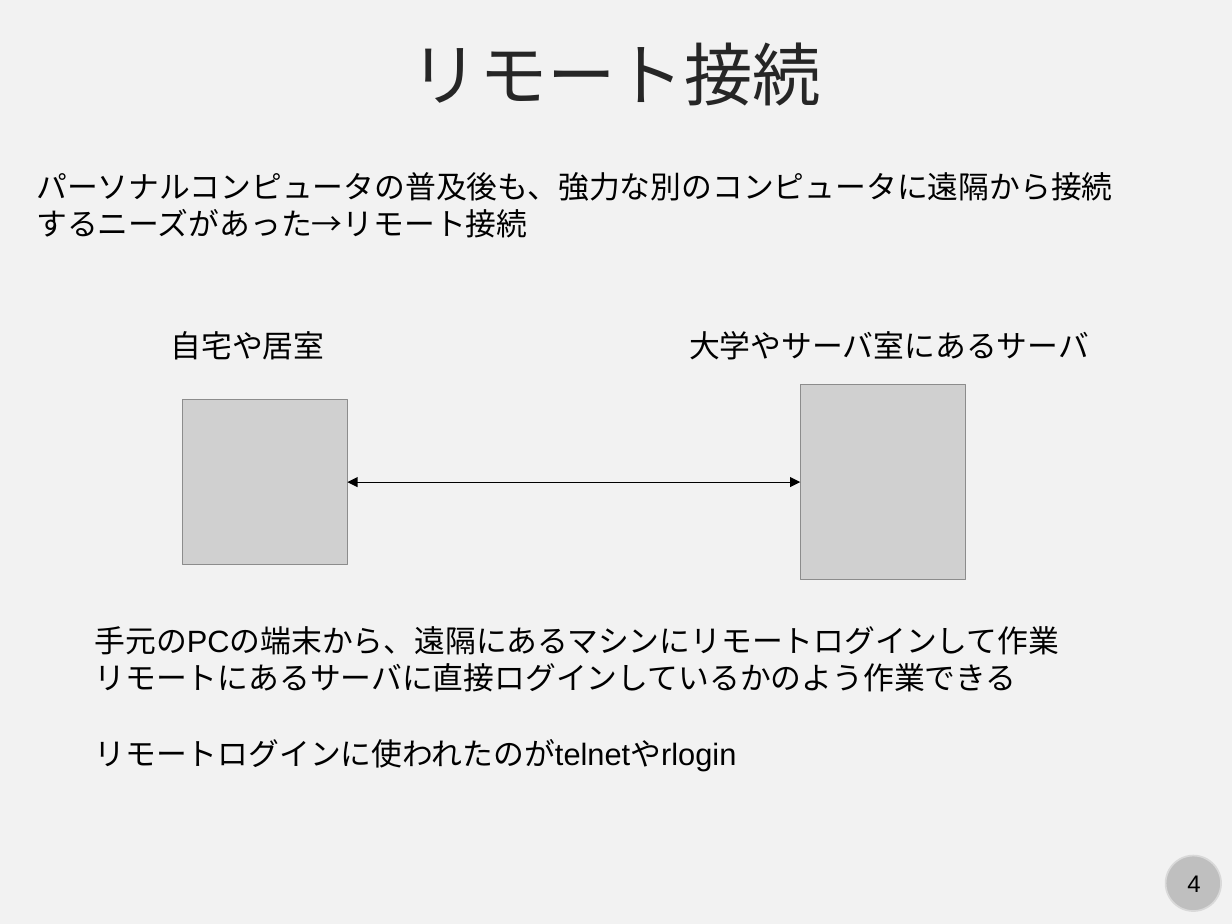
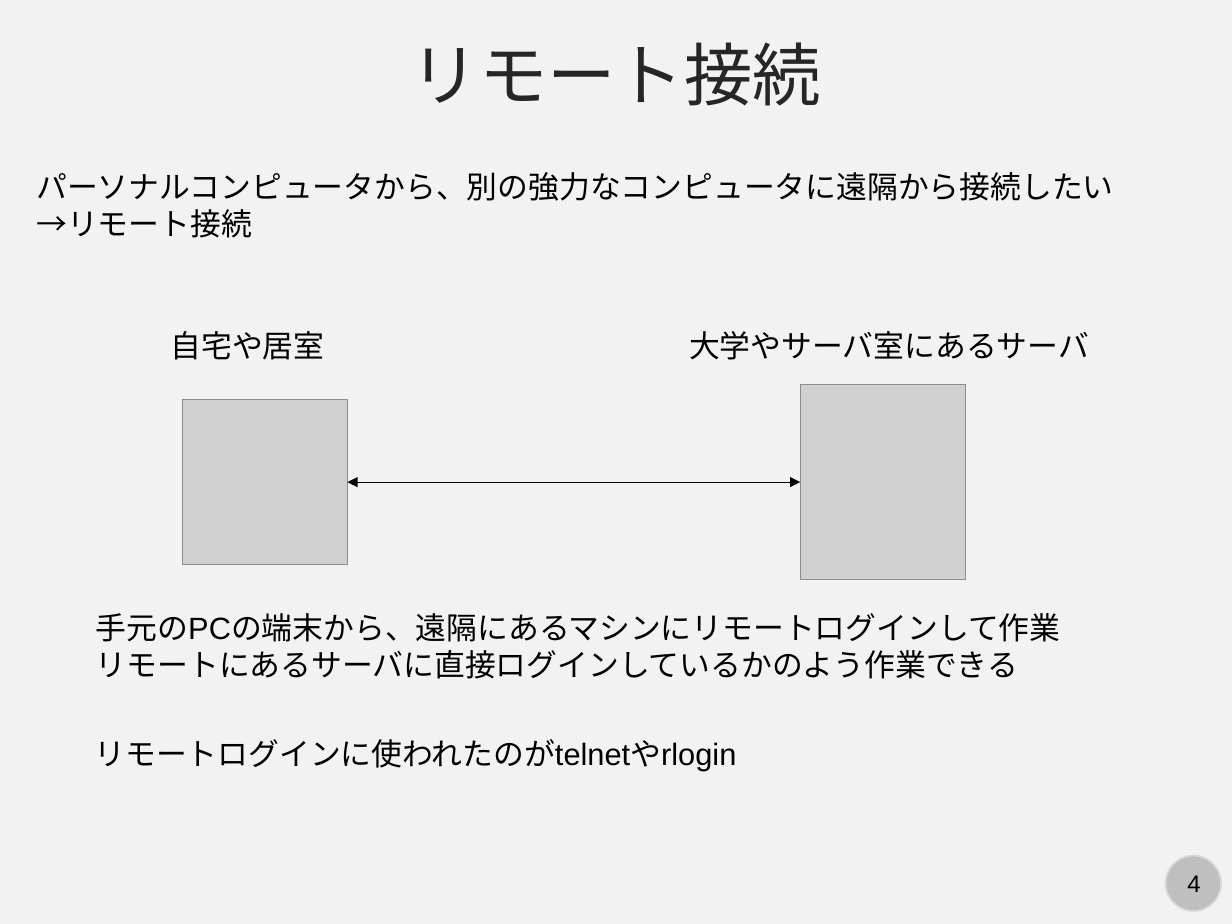
Before and after one commit to kaityo256/lab_startup, a slide deck: slide 4 of ssh/ssh.pptx. Drawn at 1232x924 pixels with LibreOffice and Linux fonts; fonts in the diff are those of the drawing; grey boxes stand for pictures. Boxes give left, top, right and bottom in pixels: in the first picture for what was removed or moved away, otherwise in the second. Text is boxed around its words. In the diff, an @@ line names an element or a change of style, - is before the commit and + after.

```diff
--- a/ssh/ssh.pptx
+++ b/ssh/ssh.pptx
@@ text at bbox=[36, 172, 1113, 238]: text changed @@
-パーソナルコンピュータの普及後も、強力な別のコンピュータに遠隔から接続するニーズがあった→リモート接続
+パーソナルコンピュータから、別の強力なコンピュータに遠隔から接続したい
+→リモート接続
@@ text "手元のPCの端末から、遠隔にあるマシンにリモートログインして作業": place and size @@
-text "手元のPCの端末から、遠隔にあるマシンにリモートログインして作業" at bbox=[94, 626, 1059, 692]
+text "手元のPCの端末から、遠隔にあるマシンにリモートログインして作業" at bbox=[96, 613, 1061, 679]
```
Also in this commit, not shown: 5 other slides changed, 1 other file.
